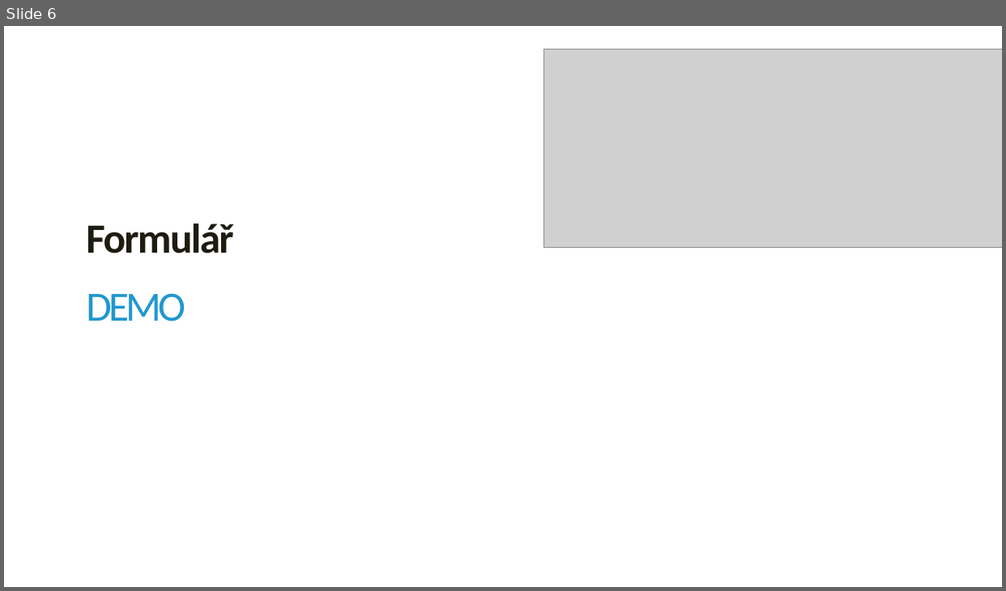
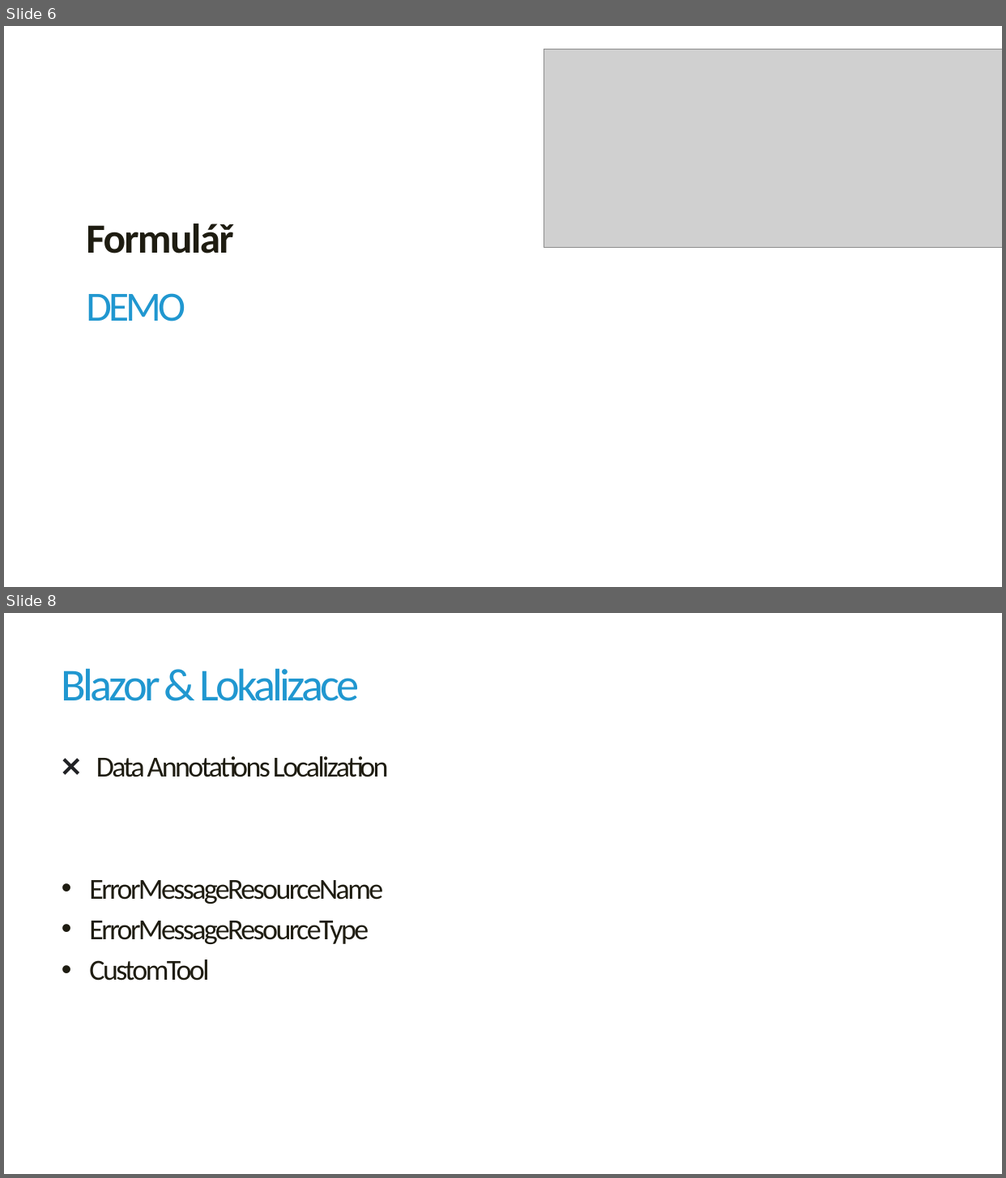
Before and after one commit to jirikanda/BlazorDemos, a slide deck: Presentation/04 - Blazor - Formuláře.pptx. Shown one above the other, each under a label of ours: slide 6 before the commit, slides 6 and 8 after it; the slides between them are not shown. The pictures are 1006x591 and 1006x1178 pixels, drawn with LibreOffice and Linux fonts; fonts in the diff are those of the drawing; grey boxes stand for pictures; background and template pictures are left out. Boxes give left, top, right and bottom in pixels: in the first picture for what was removed or moved away, otherwise in the second. Text is boxed around its words. In the diff, an @@ line names an element or a change of style, - is before the commit and + after.

```diff
--- a/Presentation/04 - Blazor - Formuláře.pptx
+++ b/Presentation/04 - Blazor - Formuláře.pptx
@@ slide 8 added at [4, 613, 1002, 1174], background #FFFFFF @@
@@ title added at [62, 668, 360, 701], 44 pt, text #2097D0 @@
+Blazor & Lokalizace
@@ text added at [89, 756, 389, 981], 28 pt, text #1E1C11 @@
+❌ Data Annotations Localization
+• ErrorMessageResourceName
+• ErrorMessageResourceType
+• CustomTool
```
Also in this commit, not shown: 2 slides changed, 4 other slides added, 10 other files.
